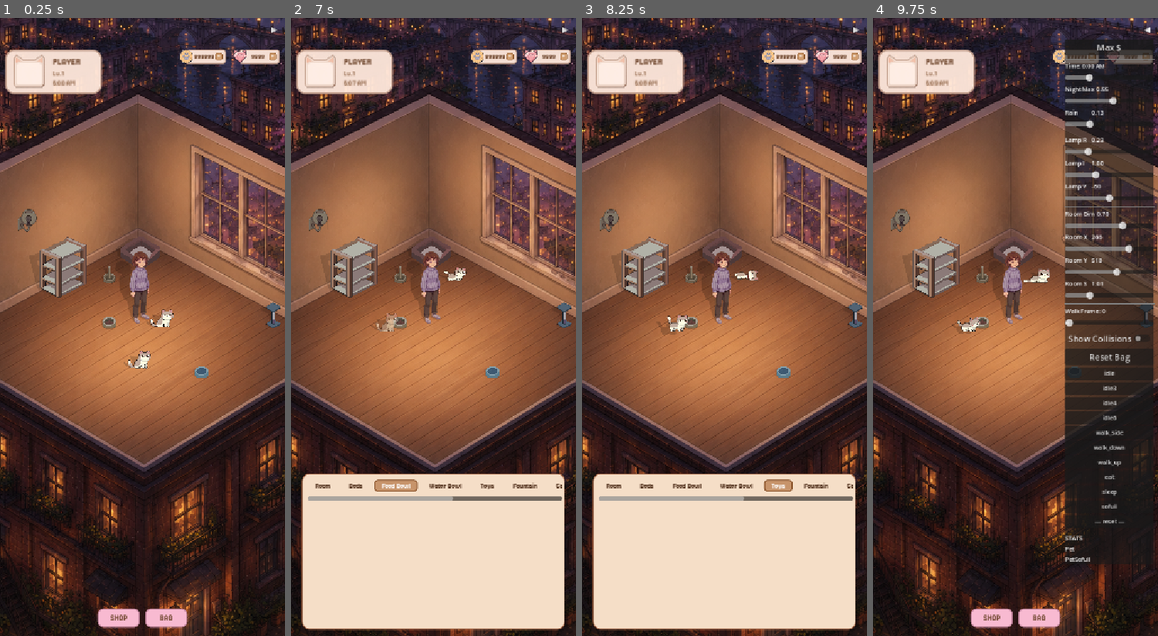
Above: before the commit, frames 1-4 (left to right).
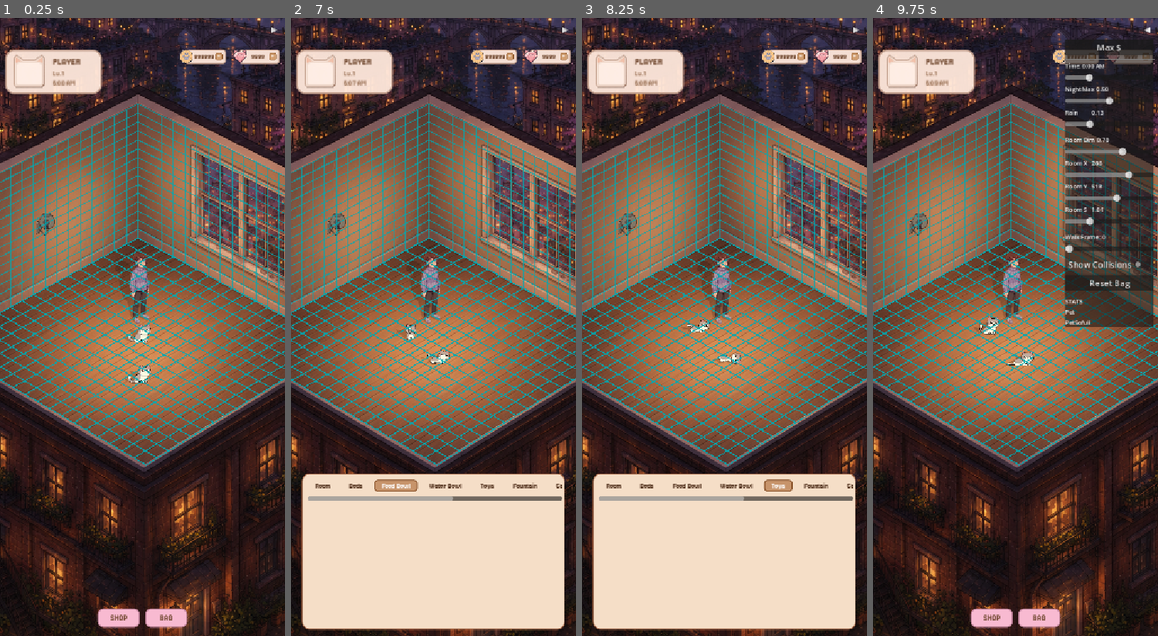
Above: after the commit, the same moments.

Repository: tangbuu/MyPetHouse
Game: Godot game, scene res://scenes/Main.tscn
Two runs of this game, one before a commit and one after it. Both use one fixed random seed, a clock stepped at 60 frames per second and the inputs below.
Inputs:
- Up to frame 1 (0.25 s): no input
- Up to frame 2 (7 s): click "+" at 0.5 s; click "+" at 1.25 s; click "SHOP" at 2 s; click "Fountain" at 2.75 s; click "BAG" at 3.5 s; click "Fountain" at 4.25 s; click "Room" at 5 s; click "Beds" at 5.75 s; click "Food Bowl" at 6.5 s
- Up to frame 3 (8.25 s): click "Water Bowl" at 7.25 s; click "Toys" at 8 s
- Up to frame 4 (9.75 s): click "Cat Tree" at 8.75 s; click "▶" at 9.5 s

The runs differ from the first frame. In frame 1, 12% of the frame differs, in the area x 0-100%, y 13-73%; in frame 2, 11%; in frame 3, 11%; in frame 4, 19%, in the area x 0-100%, y 11-89%.

Commit message:
feat: permanent door & window fixtures, grid tuning, night shader tweaks
- Add Door.tscn and WindowLarge.tscn as permanent room fixtures in room_1.json
- Permanent items cannot be lifted or dropped to bag (blocked at drag start)
- Reset Bag preserves permanent fixtures
- Tune room grid zones and wall_rows=16 / floor_rows=18 to match img2.png
- Night overlay: warm lamp color #FFD8A8, night max alpha 0.5
- Fix reset_inventory() to reload defaults after clearing user data
- Remove Door/WindowLarge from shop and inventory (they're map defaults)
- Grid overlay enabled by default

Co-Authored-By: Claude Sonnet 4.6 <noreply@anthropic.com>

Diff:
--- a/data/objectGrid.json
+++ b/data/objectGrid.json
@@ -8,5 +8,7 @@
   "5_0_5": ["Window"],
   "3_0_5": ["WallDecoBig"],
   "3_0_3": ["WallDecoMid"],
-  "2_0_2": ["WallLamp"]
+  "2_0_2": ["WallLamp"],
+  "3_0_10": ["Door"],
+  "9_0_10": ["WindowLarge"]
 }
--- a/data/rooms/room_1.json
+++ b/data/rooms/room_1.json
@@ -14,111 +14,49 @@
     "floor_cols": 18.0,
     "floor_rows": 18.0,
     "wall_cols": 18.0,
-    "wall_rows": 12.0
+    "wall_rows": 16.0
   },
   "id": "room_1",
   "items": [
     {
-      "grid_col": 0,
-      "grid_row": 7,
-      "grid_surface": "floor",
-      "id": "shelf_1",
-      "name": "shelf_1_i14",
-      "position": [
-        -102.3,
-        12.571
+      "grid_col": 12,
+      "grid_row": 6,
+      "grid_surface": "wall_left",
+      "id": "door_1",
+      "name": "door_1_i3",
+      "permanent": true,
+      "position": [
+        -212.0,
+        -2.734
+      ],
+      "scale_x": -1.0,
+      "scene": "res://scenes/items/Door.tscn",
+      "sceneName": "Door"
+    },
+    {
+      "grid_col": 4,
+      "grid_row": 3,
+      "grid_surface": "wall_right",
+      "id": "window_large_1",
+      "name": "window_large_1_i4",
+      "permanent": true,
+      "position": [
+        134.111,
+        -78.792
       ],
       "scale_x": 1.0,
-      "scene": "res://scenes/items/Shelf.tscn",
-      "sceneName": "Shelf",
-      "texture": "res://assets/item/shelf/shelf_1.png"
-    },
-    {
-      "grid_col": 0,
-      "grid_row": 0,
-      "grid_surface": "floor",
-      "id": "bed_large_1",
-      "name": "bed_large_1_i19",
-      "position": [
-        0.924,
-        -37.069
-      ],
-      "scale_x": 1.0,
-      "scene": "res://scenes/items/CatBed.tscn",
-      "sceneName": "CatBed",
-      "texture": "res://assets/item/bed_large/bed_large_1.png"
-    },
-    {
-      "grid_col": 6,
-      "grid_row": 9,
-      "grid_surface": "floor",
-      "id": "bowl_food_2",
-      "name": "bowl_food_2_i25",
-      "position": [
-        -40.504,
-        60.761
-      ],
-      "scale_x": 1.0,
-      "scene": "res://scenes/items/Bowl.tscn",
-      "sceneName": "Bowl",
-      "script": "res://scripts/items/FoodBowl.gd",
-      "texture": "res://assets/item/bowl/food/bowl_2.png"
-    },
-    {
-      "grid_col": 15,
-      "grid_row": 9,
-      "grid_surface": "floor",
-      "id": "bowl_water_3",
-      "name": "bowl_water_3_i27",
-      "position": [
-        83.26,
-        127.122
-      ],
-      "scale_x": 1.0,
-      "scene": "res://scenes/items/Bowl.tscn",
-      "sceneName": "Bowl",
-      "script": "res://scripts/items/WaterBowl.gd",
-      "texture": "res://assets/item/bowl/water/bowl_3.png"
-    },
-    {
-      "grid_col": 2,
-      "grid_row": 5,
-      "grid_surface": "floor",
-      "id": "fountain_2",
-      "name": "fountain_2_i28",
-      "position": [
-        -40.43,
-        0.909
-      ],
-      "scale_x": 1.0,
-      "scene": "res://scenes/items/Fountain.tscn",
-      "sceneName": "Fountain",
-      "texture": "res://assets/item/fountain/fountain_2.png"
-    },
-    {
-      "grid_col": 14,
-      "grid_row": 1,
-      "grid_surface": "floor",
-      "id": "cat_tree_2",
-      "name": "cat_tree_2_i29",
-      "position": [
-        179.373,
-        61.995
-      ],
-      "scale_x": 1.0,
-      "scene": "res://scenes/items/CatTree.tscn",
-      "sceneName": "CatTree",
-      "texture": "res://assets/item/cat_tree/cat_tree_2.png"
-    },
-    {
-      "grid_col": 10,
-      "grid_row": 4,
+      "scene": "res://scenes/items/WindowLarge.tscn",
+      "sceneName": "WindowLarge"
+    },
+    {
+      "grid_col": 7,
+      "grid_row": 8,
       "grid_surface": "wall_left",
       "id": "wall_lamp_1",
-      "name": "wall_lamp_1_i31",
-      "position": [
-        -150.556,
-        -76.389
+      "name": "wall_lamp_1_i6",
+      "position": [
+        -126.444,
+        -71.535
       ],
       "scale_x": -1.0,
       "scene": "res://scenes/items/WallLamp.tscn",
@@ -221,46 +159,46 @@
   "zones": {
     "floor": [
       [
-        1.0,
-        -60.0
-      ],
-      [
-        -247.0,
-        78.0
-      ],
-      [
-        1.0,
-        206.0
-      ],
-      [
-        248.0,
-        78.0
+        -2.0,
+        -53.0
+      ],
+      [
+        -282.0,
+        99.0
+      ],
+      [
+        10.0,
+        270.0
+      ],
+      [
+        282.0,
+        99.0
       ]
     ],
     "wall": [
       [
-        1.0,
-        -229.0
-      ],
-      [
-        248.0,
-        -97.0
-      ],
-      [
-        248.0,
-        78.0
-      ],
-      [
-        1.0,
-        -60.0
-      ],
-      [
-        -247.0,
-        78.0
-      ],
-      [
-        -247.0,
-        -97.0
+        -2.0,
+        -244.0
+      ],
+      [
+        282.0,
+        -105.0
+      ],
+      [
+        282.0,
+        99.0
+      ],
+      [
+        -2.0,
+        -53.0
+      ],
+      [
+        -282.0,
+        99.0
+      ],
+      [
+        -282.0,
+        -105.0
       ]
     ]
   }
--- a/scenes/Room.tscn
+++ b/scenes/Room.tscn
@@ -3,16 +3,16 @@
 [ext_resource type="Script" uid="uid://c6s6e4gtvfhlo" path="res://scripts/Room.gd" id="script"]
 
 [sub_resource type="RectangleShape2D" id="shape_w1"]
-size = Vector2(284, 10)
+size = Vector2(315.23645, 10)
 
 [sub_resource type="RectangleShape2D" id="shape_w2"]
-size = Vector2(278.9942, 10)
+size = Vector2(322.87973, 10)
 
 [sub_resource type="RectangleShape2D" id="shape_w3"]
-size = Vector2(278, 10)
+size = Vector2(313.39224, 10)
 
 [sub_resource type="RectangleShape2D" id="shape_w4"]
-size = Vector2(283, 10)
+size = Vector2(312.71112, 10)
 
 [node name="Room" type="Node2D" unique_id=1781405327]
 position = Vector2(266, 518)
@@ -29,6 +29,7 @@
 rotation = 2.634
 
 [node name="Col" type="CollisionShape2D" parent="Walls/Wall1" unique_id=1708606821]
+position = Vector2(11.587173, -0.00030517578)
 shape = SubResource("shape_w1")
 
 [node name="Wall2" type="StaticBody2D" parent="Walls" unique_id=1275879300]
@@ -36,6 +37,9 @@
 rotation = 0.476
 
 [node name="Col" type="CollisionShape2D" parent="Walls/Wall2" unique_id=567052184]
+position = Vector2(7.7121887, 33.733154)
+rotation = 0.057595864
+scale = Vector2(0.9999999, 0.9999999)
 shape = SubResource("shape_w2")
 
 [node name="Wall3" type="StaticBody2D" parent="Walls" unique_id=857258983]
@@ -43,6 +47,9 @@
 rotation = -0.478
 
 [node name="Col" type="CollisionShape2D" parent="Walls/Wall3" unique_id=739012875]
+position = Vector2(-0.60269165, 35.881836)
+rotation = -0.057595804
+scale = Vector2(0.9999999, 0.9999999)
 shape = SubResource("shape_w3")
 
 [node name="Wall4" type="StaticBody2D" parent="Walls" unique_id=1972291319]
@@ -50,4 +57,5 @@
 rotation = -2.632
 
 [node name="Col" type="CollisionShape2D" parent="Walls/Wall4" unique_id=2071466545]
+position = Vector2(-14.855469, 0)
 shape = SubResource("shape_w4")
--- /dev/null
+++ b/scenes/items/Door.tscn
@@ -0,0 +1,11 @@
+[gd_scene format=3 uid="uid://b5lx3v8hjomjc"]
+
+[sub_resource type="RectangleShape2D" id="shape"]
+size = Vector2(34, 112)
+
+[node name="Door" type="StaticBody2D" unique_id=1321538890]
+
+[node name="CollisionShape2D" type="CollisionShape2D" parent="." unique_id=1275384699]
+position = Vector2(0, 1)
+rotation = 0.5235988
+shape = SubResource("shape")
--- /dev/null
+++ b/scenes/items/WindowLarge.tscn
@@ -0,0 +1,10 @@
+[gd_scene format=3 uid="uid://clsdn5inatlb"]
+
+[sub_resource type="RectangleShape2D" id="shape"]
+size = Vector2(96, 94)
+
+[node name="WindowLarge" type="StaticBody2D" unique_id=1889294958]
+
+[node name="CollisionShape2D" type="CollisionShape2D" parent="." unique_id=1437965133]
+position = Vector2(-2, -1)
+shape = SubResource("shape")
--- a/scripts/Main.gd
+++ b/scripts/Main.gd
@@ -21,7 +21,7 @@
 var _iso_shear          : float = 0.15
 var _edge_feather       : float = 1.0
 # Fixed evening ambient — no day/night cycle
-var _evening_alpha : float = 0.55
+var _evening_alpha : float = 0.5
 
 var _edit_mode     : bool    = false
 var _dragging_item : Node2D  = null
@@ -634,6 +634,11 @@
 
 	if not best: return
 
+	# Block drag on permanent fixtures (door, window, etc.)
+	var _items_arr : Array = _room_data.get("items", [])
+	var _is_perm := _items_arr.any(func(e): return e.get("name","") == best.name and e.get("permanent", false))
+	if _is_perm: return
+
 	if _drag_bag_was_open:
 		_hud.close_bag()
 
@@ -716,10 +721,22 @@
 	var bag_was_open := _drag_bag_was_open
 	_drag_bag_was_open = false
 
-	# Drop onto bag panel → return item to bag
+	# Drop onto bag panel → return item to bag (skip if permanent)
 	if _hud.is_bag_panel_hovered(_drag_screen_pos):
+		var item_name  := _dragging_item.name
+		var items_arr  : Array = _room_data.get("items", [])
+		var is_perm    := items_arr.any(func(e): return e.get("name","") == item_name and e.get("permanent", false))
+		if is_perm:
+			# Put it back to original grid position and abort
+			var gs2 := _room.grid_system
+			if gs2 and _drag_origin_surface != "":
+				gs2.place_item(_dragging_item, _drag_origin_surface, _drag_origin_col, _drag_origin_row, _drag_w, _drag_d, _drag_h)
+				_dragging_item.position -= _drag_foot_offset
+			_dragging_item = null; _drag_origin_surface = ""; _drag_origin_col = -1
+			_drag_origin_row = -1; _drag_preferred_surf = ""; _drag_current_surface = ""
+			_hud.exit_edit_mode()
+			return
 		var is_pending := _dragging_item == _pending_item
-		var item_name  := _dragging_item.name
 		var items : Array = _room_data.get("items", [])
 		_room_data["items"] = items.filter(func(e): return e.get("name", "") != item_name)
 		_room.unregister_item(item_name)
@@ -901,21 +918,10 @@
 		DataManager.game_time_hours = v
 		time_lbl.text = "Time: " + DataManager.game_time_string())
 	vbox.add_child(time_slider)
-	_add_shader_slider(vbox, "Night Max", 0.0, 1.0, 0.01, 0.55, "%.2f",
+	_add_shader_slider(vbox, "Night Max", 0.0, 1.0, 0.01, 0.5, "%.2f",
 		func(v: float): _evening_alpha = v)
 	_add_shader_slider(vbox, "Rain",    0.0, 0.5, 0.01, 0.13, "%.2f",
 		func(v: float): if _rain_shader: _rain_shader.set_shader_parameter("rain_opacity", v))
-
-	# Lamp
-	vbox.add_child(HSeparator.new())
-	_add_shader_slider(vbox, "Lamp R",  0.05, 0.8,   0.01, 0.23,  "%.2f",
-		func(v: float): _base_light_radius = v)
-	_add_shader_slider(vbox, "Lamp I",  0.0,  3.0,   0.05, 1.0,   "%.2f",
-		func(v: float):
-			_light_intensity = v
-			if _night_shader: _night_shader.set_shader_parameter("light_intensity", v))
-	_add_shader_slider(vbox, "Lamp Y", -120.0, 0.0,  1.0, -60.0,  "%d",
-		func(v: float): _light_y_offset = v)
 
 	# Room
 	vbox.add_child(HSeparator.new())
@@ -984,25 +990,11 @@
 	reset_bag_btn.text = "Reset Bag"
 	reset_bag_btn.pressed.connect(func():
 		DataManager.reset_inventory()
-		_room_data["items"] = []
+		var perms : Array = _room_data.get("items", []).filter(func(e): return e.get("permanent", false))
+		_room_data["items"] = perms
 		_save_room_data()
 		get_tree().reload_current_scene())
 	vbox.add_child(reset_bag_btn)
-
-	var anims := [
-		"idle","idle3","idle4","idle6",
-		"walk_side","walk_down","walk_up",
-		"eat",
-		"sleep","sofull","— reset —",
-	]
-	for anim in anims:
-		var btn := Button.new()
-		btn.text = anim
-		btn.custom_minimum_size = Vector2(90, 24)
-		btn.add_theme_font_size_override("font_size", 11)
-		var a: String = anim if anim != "— reset —" else ""
-		btn.pressed.connect(func(): _force_all_pets(a))
-		vbox.add_child(btn)
 
 	call_deferred("_build_stats_ui", vbox)
 
@@ -1112,6 +1104,13 @@
 			return (child as CollisionShape2D).position
 	return Vector2.ZERO
 
+func _rebuild_grid() -> void:
+	if not is_instance_valid(_room): return
+	if _room.grid_system:
+		_room.grid_system.setup(_room_data)
+	if _room._grid_overlay:
+		_room._grid_overlay.call("setup", _room_data)
+
 func _v2(a: Array) -> Vector2:
 	return Vector2(float(a[0]), float(a[1]))
 
--- a/scripts/Room.gd
+++ b/scripts/Room.gd
@@ -166,7 +166,7 @@
 	var grid := Node2D.new()
 	grid.name    = "GridOverlay"
 	grid.z_index = 0
-	grid.visible = false
+	grid.visible = true
 	grid.set_script(load("res://scripts/RoomGrid.gd"))
 	add_child(grid)
 	grid.call("setup", data)
--- a/scripts/autoloads/DataManager.gd
+++ b/scripts/autoloads/DataManager.gd
@@ -116,6 +116,7 @@
 	owned_items = []
 	if FileAccess.file_exists(INVENTORY_PATH):
 		DirAccess.remove_absolute(ProjectSettings.globalize_path(INVENTORY_PATH))
+	_load_inventory()
 
 func _save_inventory() -> void:
 	var file := FileAccess.open(INVENTORY_PATH, FileAccess.WRITE)
